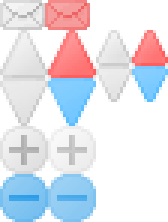
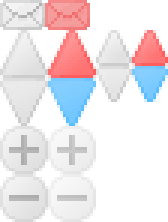
Layers edited between the first and the second w=168, h=222 image:
painted on "Mail-HaveMail" over [51, 3, 87, 18]
renamed "Hover" to "Expanded", painted on it over [0, 174, 96, 222]
